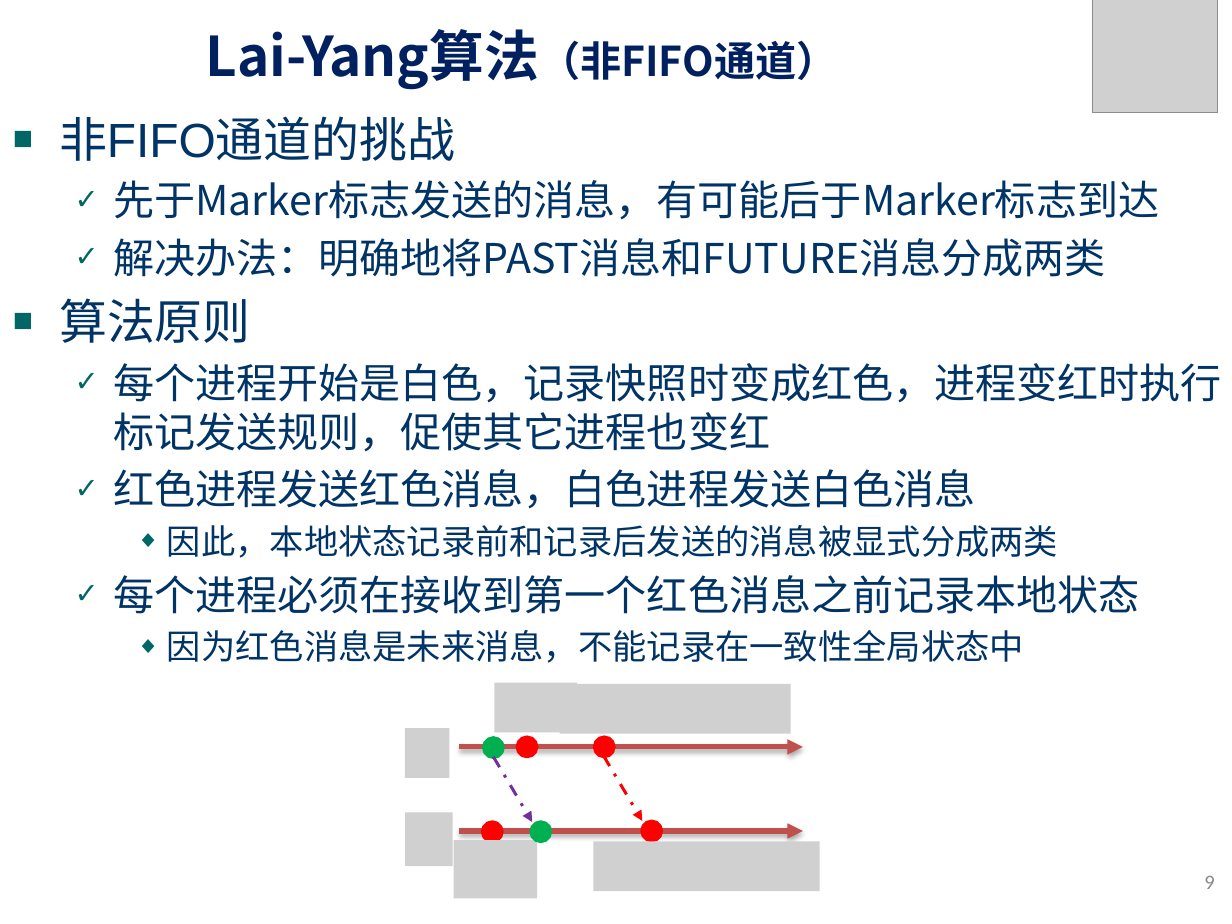
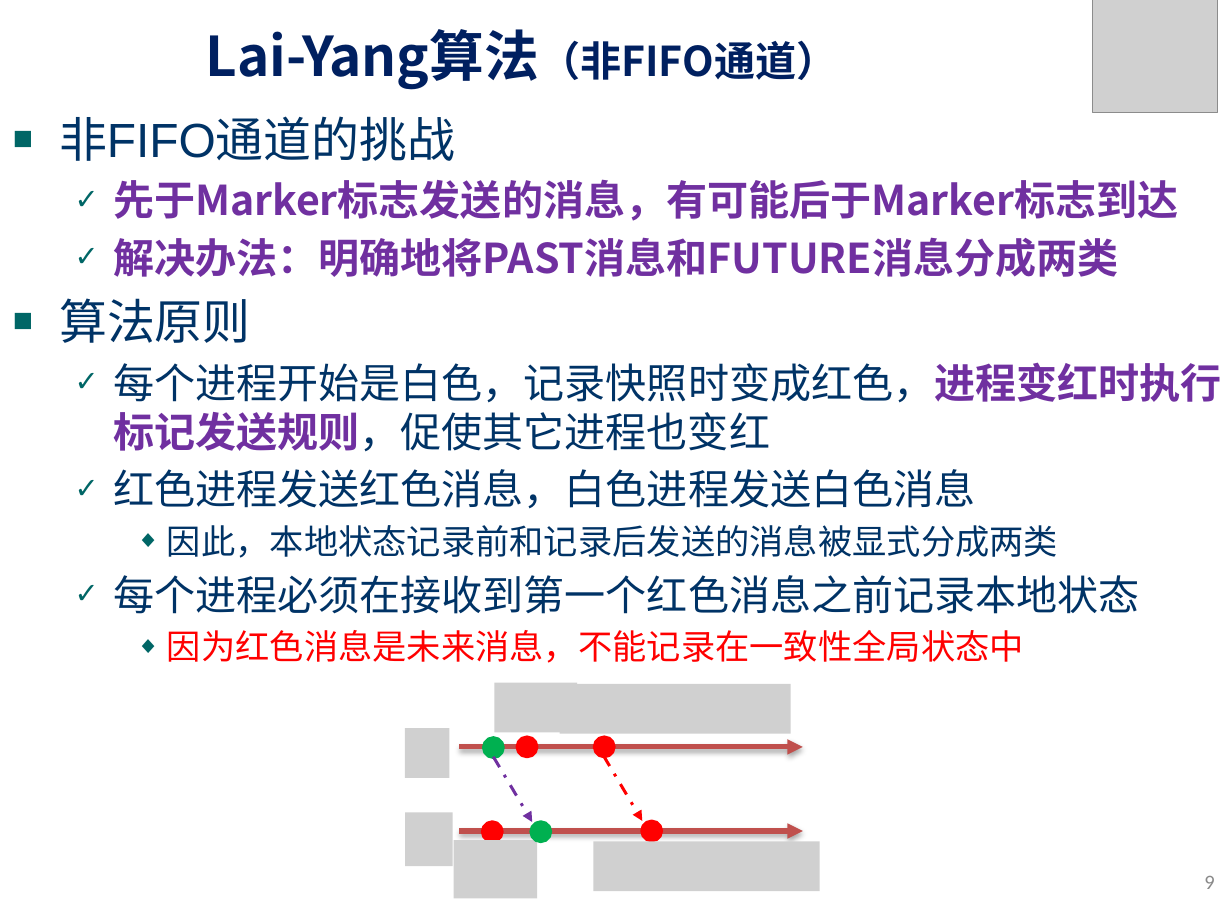
Before and after one commit to zhengxq27/Junoir_study_last, a slide deck: slide 9 of 分布式计算/课件/04. 全局快照算法.pptx. Drawn at 1232x924 pixels with LibreOffice and Linux fonts; fonts in the diff are those of the drawing; grey boxes stand for pictures; background and template pictures are left out. Boxes give left, top, right and bottom in pixels: in the first picture for what was removed or moved away, otherwise in the second. Text is boxed around its words. In the diff, an @@ line names an element or a change of style, - is before the commit and + after.

```diff
--- a/分布式计算/课件/04. 全局快照算法.pptx
+++ b/分布式计算/课件/04. 全局快照算法.pptx
@@ text at (113, 179, 1222, 663): text colour #003366 to #7030A0, bold on in "先于Marker标志发送的消息，有可能后于Marker标志到达", "解决办法：明确地将PAST消息和FUTURE消息分成两类", "每个进程开始是白色，记录快照时变成红色，进程变红时执行标记发送规则，促使其它进程也变红"; text colour #003366 to #FF0000 in "因为红色消息是未来消息，不能记录在一致性全局状态中" @@
```
Also in this commit, not shown: 3 other slides changed, 13 other files.
